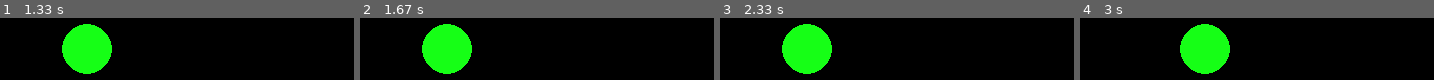
Above: before the commit, frames 1-4 (left to right).
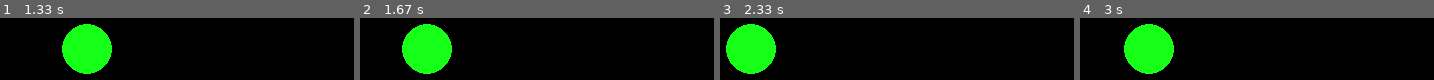
Above: after the commit, the same moments.

Repository: bhawesh2002/learning_path_to_PyGame
Game: pygame game, started from trace the path/trace_path.py
The game is run twice, just before and just after one commit, with the same random seed, the same clock (stepped at 60 frames per second) and the same inputs.
Inputs:
- Up to frame 1 (1.33 s): hold Right 0.33-0.8 s; hold Right 0.83-1.3 s
- Up to frame 2 (1.67 s): hold Left from 1.33 s (still down)
- Up to frame 3 (2.33 s): release Left at 1.87 s; hold Left 1.9-2.3 s
- Up to frame 4 (3 s): hold Right 2.33-2.97 s

Frame 1 is identical in both runs. In frame 2, 8.8% of the frame differs, in the area x 11-32%, y 9-91%; in frame 3, 18%, in the area x 1-32%, y 9-91%; in frame 4, 18%.

Commit message:
make the ball move towards left

Diff:
--- a/trace the path/trace_path.py
+++ b/trace the path/trace_path.py
@@ -24,3 +24,8 @@
             x_pos += 1
         else:
             x_pos = dimensions.topright[0]
+    if(pygame.key.get_pressed()[K_LEFT]):
+        if(x_pos > dimensions.topleft[0]):
+            x_pos -= 1
+        else:
+            x_pos = dimensions.topleft[0]
